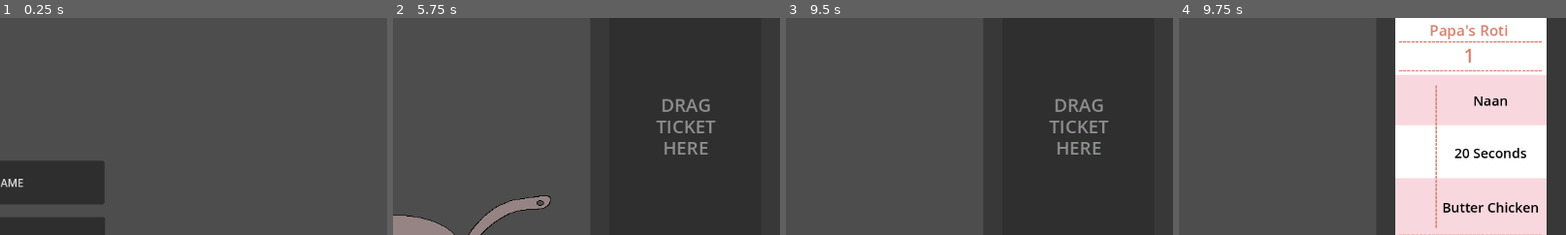
Above: before the commit, frames 1-4 (left to right).
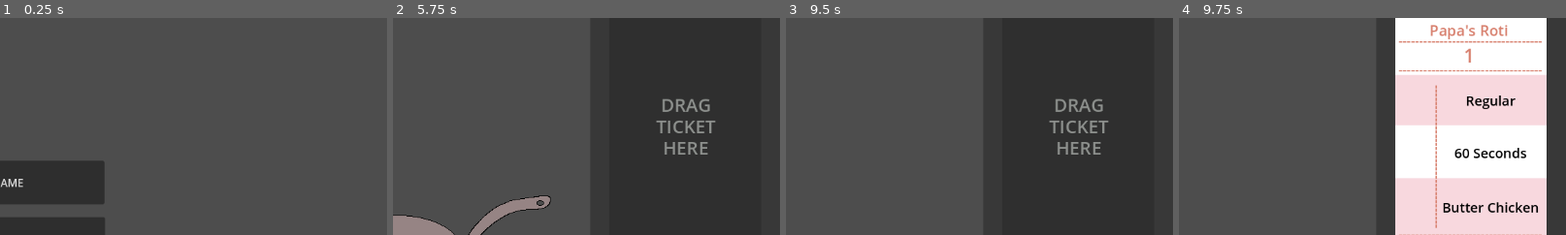
Above: after the commit, the same moments.

Repository: trishadar/PapasRotiria
Game: Godot game, scene res://main.tscn
The game is run twice, just before and just after one commit, with the same random seed, the same clock (stepped at 60 frames per second) and the same inputs.
Inputs (mouse positions are % of the whole screen's width and height, from its top left):
- Up to frame 1 (0.25 s): no input
- Up to frame 2 (5.75 s): click "START GAME" at 0.5 s; click (88, 84) at 1.25 s; click (96, 7) at 2 s; click "FINISH ORDER" at 2.75 s; click (96, 7) at 3.5 s; click (90, 7) at 4.25 s; click (88, 84) at 5 s
- Up to frame 3 (9.5 s): click (96, 7) at 5.75 s; click (84, 7) at 6.5 s; click "ROLL DOUGH" at 7.25 s; click (96, 7) at 8 s; click (77, 7) at 8.75 s
- Up to frame 4 (9.75 s): click "Take Order" at 9.5 s
The pictures show only the part of the screen within x 50-100%, y 24-74%; the shares and areas given below are measured in that part.

Frames 1-3 are identical in both runs. In frame 4, 0.5% of the frame differs, in the area x 71-87%, y 35-65%.

Commit message:
ghfsgsdfs

Diff:
--- a/project/globalData.gd
+++ b/project/globalData.gd
@@ -14,6 +14,8 @@
 var allTickets: Array = []
 var currentTicket
 var storedTickets: Array = []
+
+var viewingTicket = null
 
 var timer: Timer
 var target_time: int
@@ -33,15 +35,15 @@
 		start_new_timer()
 		firstTimerStarted = true
 
-func add_ticket(ticket_instance) -> void:
+func add_ticket(ticket_instance_data) -> void:
 	# Add the instance to the array
-	pendingTickets.append(ticket_instance)
-	allTickets.append(ticket_instance)
+	pendingTickets.append(ticket_instance_data)
+	allTickets.append(ticket_instance_data)
 
-func remove_ticket(ticket: Node) -> void:
+func remove_ticket(ticket_data: Dictionary) -> void:
 	# Remove the enemy from the array and the scene tree
-	if pendingTickets.has(ticket):
-		pendingTickets.erase(ticket)
+	if pendingTickets.has(ticket_data):
+		pendingTickets.erase(ticket_data)
 		# ticket.queue_free()  # Free the node
 
 func _process(delta: float) -> void:
@@ -72,7 +74,21 @@
 	canTakeOrder = true
 	print("timer ended")
 	ticketNum += 1
-	var instance = ticket_scene.instantiate()
-	currentTicket = instance
-	add_ticket(instance)
+	var ticketNumber = str(ticketNum)
+	var randomNum = randi() %3
+	var dough = str(doughs[randomNum])
+	randomNum = randi() %3
+	var curry = str(curries[randomNum])
+	randomNum = randi() %3
+	var time = str(times[randomNum])
+
+	var ticket_data = {
+		"ticketNumber": ticketNumber,
+		"dough": dough,
+		"curry": curry,
+		"time": time
+	}
+
+	currentTicket = ticket_data
+	add_ticket(ticket_data)
 	start_new_timer()
--- a/project/order.gd
+++ b/project/order.gd
@@ -7,8 +7,7 @@
 @onready var curryButton = $curryButton
 @onready var takeOrderButton = $takeOrderButton
 
-var sceneToSpawn: PackedScene = preload("res://ticket.tscn")
-var zIndex = 10
+var ticket_scene: PackedScene = preload("res://ticket.tscn")
 
 var timer: Timer
 var target_time: int
@@ -32,29 +31,21 @@
 	if (globalData.pendingTickets.size() >= 1):
 		spawn_scene()
 		globalData.ticketOccupied = true
-		globalData.remove_ticket(globalData.currentTicket)
+		globalData.remove_ticket(globalData.pendingTickets[0])
 
 
 func _on_ready() -> void:
-	# help.text = globalData.helpText
-	pass
+	var instance_data = globalData.viewingTicket
+	if (instance_data != null):
+		print("reload viewing ticket")
+		var instance = ticket_scene.instantiate()
+		add_child(instance)
+		instance.set_up(instance_data)
+
+	else:
+		print("viewing ticket is null")
 
 func _process(delta):
-	#if orderButton.is_hovered():
-		#globalData.helpText = "**Order Station**"
-		#help.text = globalData.helpText
-	#elif rollButton.is_hovered():
-		#globalData.helpText = "**Roll Station**"
-		#help.text = globalData.helpText
-	#elif cookButton.is_hovered():
-		#globalData.helpText = "**Cook Station**"
-		#help.text = globalData.helpText
-	#elif curryButton.is_hovered():
-		#globalData.helpText = "**Curry Station**"
-		#help.text = globalData.helpText
-	#else:
-		#globalData.helpText = "..."
-		#help.text = globalData.helpText
 
 	if (globalData.pendingTickets.size() >= 1):
 		takeOrderButton.text = "Take Order"
@@ -63,10 +54,14 @@
 
 func spawn_scene():
 	print("ticket spawned")
-	var instance = globalData.pendingTickets[0]
+	var instance_data = globalData.pendingTickets[0]
+
+	print(instance_data["ticketNumber"])
+	print(instance_data["dough"])
+	print(instance_data["curry"])
+	print(instance_data["time"])
+
+	var instance = ticket_scene.instantiate()
 	add_child(instance)
-
-	instance.position = Vector2(1011, 318)
-	instance.visible = true
-	zIndex += 1
-	instance.z_index = zIndex
+	instance.set_up(instance_data)
+	globalData.viewingTicket = instance_data
--- a/project/ticket.gd
+++ b/project/ticket.gd
@@ -4,7 +4,6 @@
 @onready var dough = $dough
 @onready var curry = $curry
 @onready var time = $time
-@onready var randomNum = -1
 var dragging = false
 var initial_mouse_position: Vector2
 var initial_scale: Vector2
@@ -18,17 +17,26 @@
 
 
 func _on_ready() -> void:
-	visible = false
-	ticketNumber.text = str(globalData.ticketNum)
-	randomNum = randi() %3
-	dough.text = str(globalData.doughs[randomNum])
-	randomNum = randi() %3
-	curry.text = str(globalData.curries[randomNum])
-	randomNum = randi() %3
-	time.text = str(globalData.times[randomNum])
+	print(ticketNumber)  # Check if these are initialized properly
+	print(dough)
+	print(curry)
+	print(time)
 
+	ticketNumber.text = "ticketNumber"
+	dough.text = "dough"
+	curry.text = "curry"
+	time.text = "time"
 	initial_scale = scale
+	position = Vector2(1011, 318)
+	z_index = 10
+	visible = true
 	set_process_input(true)
+
+func set_up(data):
+	ticketNumber.text = data.get("ticketNumber", "N/A")
+	dough.text = data.get("dough", "N/A")
+	curry.text = data.get("curry", "N/A")
+	time.text = data.get("time", "N/A")
 
 func _input(event):
 	if event is InputEventMouseButton:
@@ -79,6 +87,13 @@
 	sizeX = 220
 	sizeY = 330
 	hasShrunk = false
+	globalData.ticketOccupied = true
+	globalData.viewingTicket = {
+		"ticketNumber": ticketNumber.text,
+		"dough": dough.text,
+		"curry": curry.text,
+		"time": time.text
+	}
 
 	if globalData.storedTickets.has(self):
 		globalData.storedTickets.erase(self)
@@ -86,3 +101,5 @@
 func move_to_top() -> void:
 	position.y = 65
 	globalData.storedTickets.append(self)
+	globalData.ticketOccupied = false
+	globalData.viewingTicket = null
